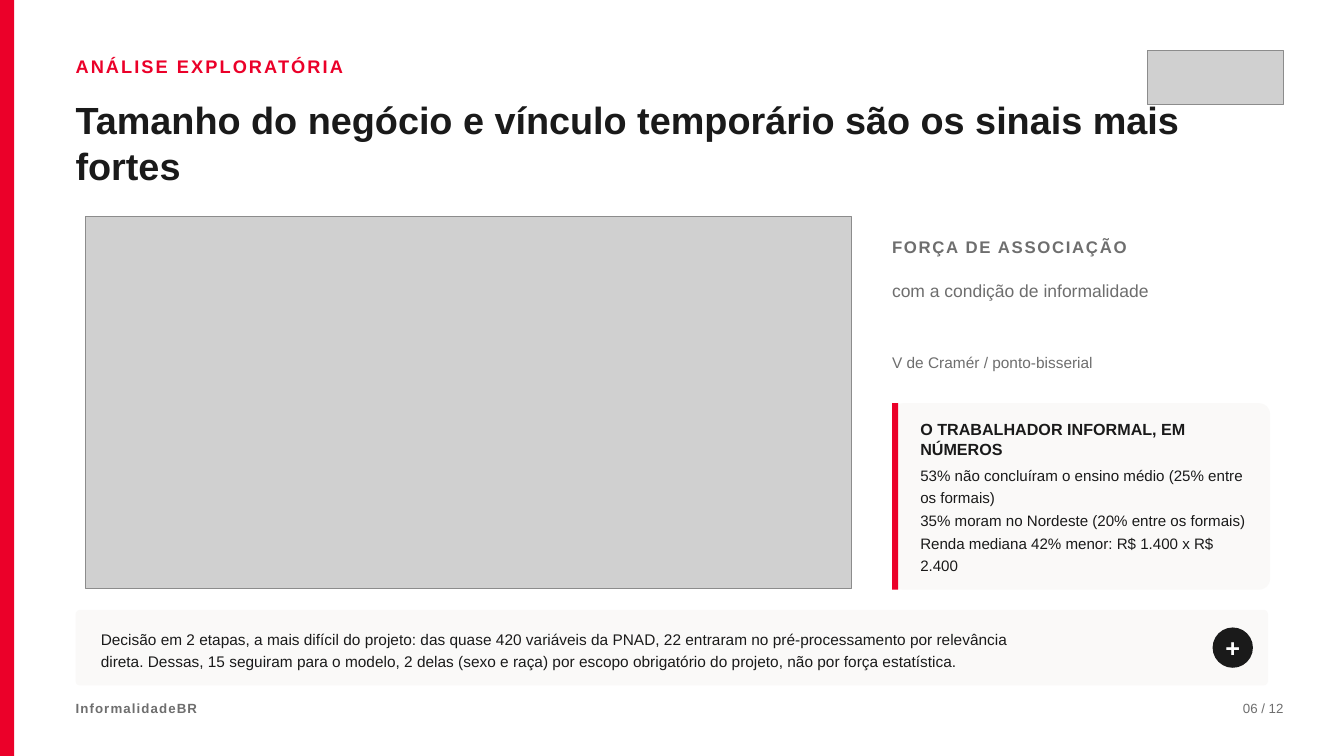
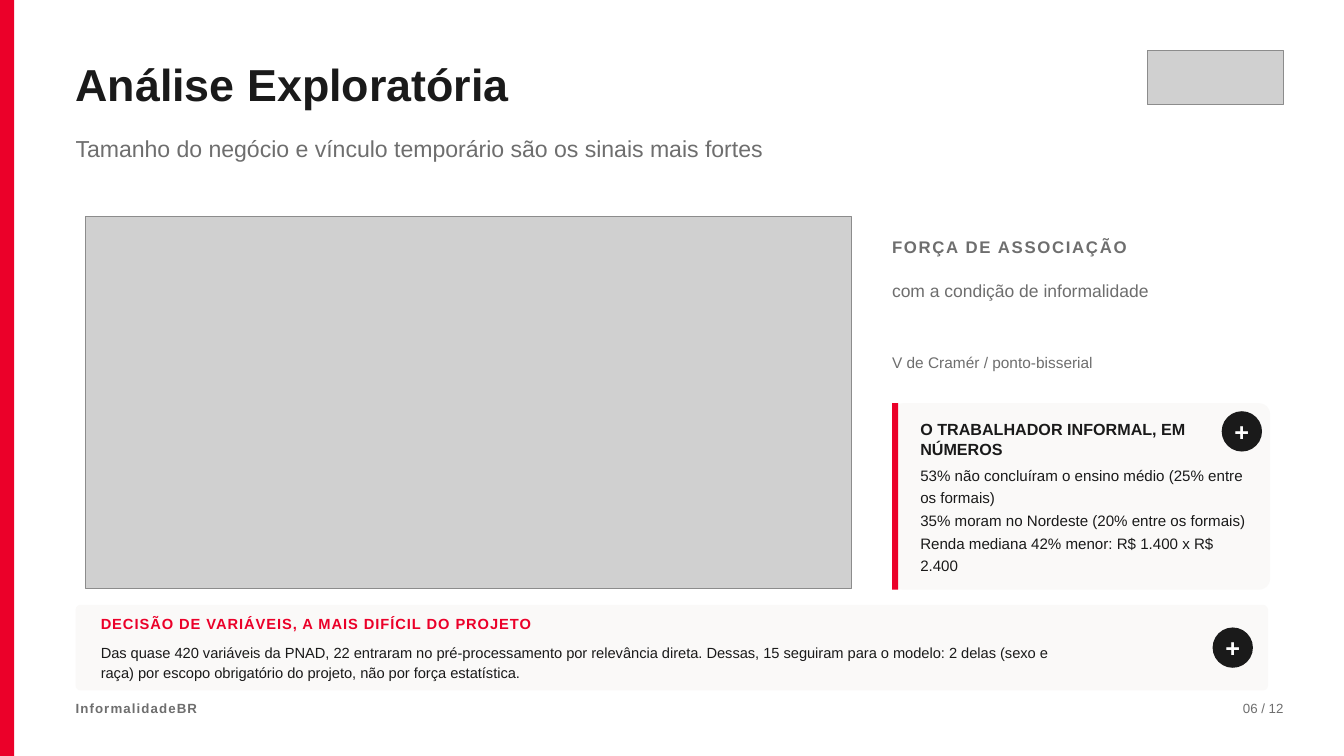
Before and after one commit to gui-ramon/pipeline-hands-on-engenharia-de-dados, a slide deck: slide 6 of apresentacao/InformalidadeBR - Apresentacao.pptx. Drawn at 1344x756 pixels with LibreOffice and Linux fonts; fonts in the diff are those of the drawing; grey boxes stand for pictures. Boxes give left, top, right and bottom in pixels: in the first picture for what was removed or moved away, otherwise in the second. Text is boxed around its words. In the diff, an @@ line names an element or a change of style, - is before the commit and + after.

```diff
--- a/apresentacao/InformalidadeBR - Apresentacao.pptx
+++ b/apresentacao/InformalidadeBR - Apresentacao.pptx
@@ text at [76, 68, 508, 110]: text changed; size 13 to 32 pt; text colour #EB0029 to #1A1A1A @@
-ANÁLISE EXPLORATÓRIA
+Análise Exploratória
@@ text "Tamanho do negócio e vínculo ...": place and size @@
-text "Tamanho do negócio e vínculo ..." at [76, 104, 1179, 181]
+text "Tamanho do negócio e vínculo ..." at [76, 140, 763, 162]
@@ text "Tamanho do negócio e vínculo ..." at [76, 140, 763, 162]: size 27 to 16.5 pt, text colour #1A1A1A to #6E6E6E, bold off; line spacing 1.02 to 1.2 @@
@@ ellipse added at [1222, 411, 1262, 452], fill #1A1A1A, 18 pt, text #FFFFFF, bold @@
++
@@ rounded rectangle: place and size @@
-rounded rectangle at [76, 610, 1268, 686]
+rounded rectangle at [76, 605, 1268, 691]
@@ text added at [101, 617, 531, 632], 10.5 pt, text #EB0029, bold @@
+DECISÃO DE VARIÁVEIS, A MAIS DIFÍCIL DO PROJETO
@@ text at [101, 647, 1048, 681]: text changed; size 11 to 10.5 pt @@
-Decisão em 2 etapas, a mais difícil do projeto: das quase 420 variáveis da PNAD, 22 entraram no pré-processamento por relevância direta. Dessas, 15 seguiram para o modelo, 2 delas (sexo e raça) por escopo obrigatório do projeto, não por força estatística.
+Das quase 420 variáveis da PNAD, 22 entraram no pré-processamento por relevância direta. Dessas, 15 seguiram para o modelo: 2 delas (sexo e raça) por escopo obrigatório do projeto, não por força estatística.
@@ text "Das quase 420 variáveis da ..." at [101, 647, 1048, 681]: vertical alignment middle to top @@
```
Also in this commit, not shown: 10 other slides changed, 1 slide added, 7 other files.
